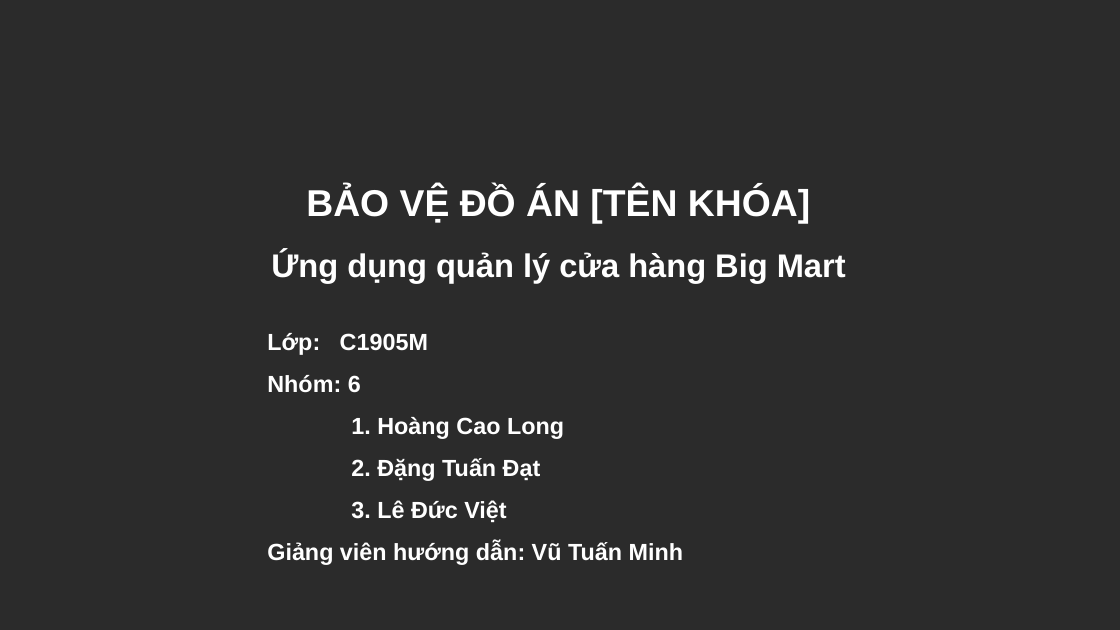
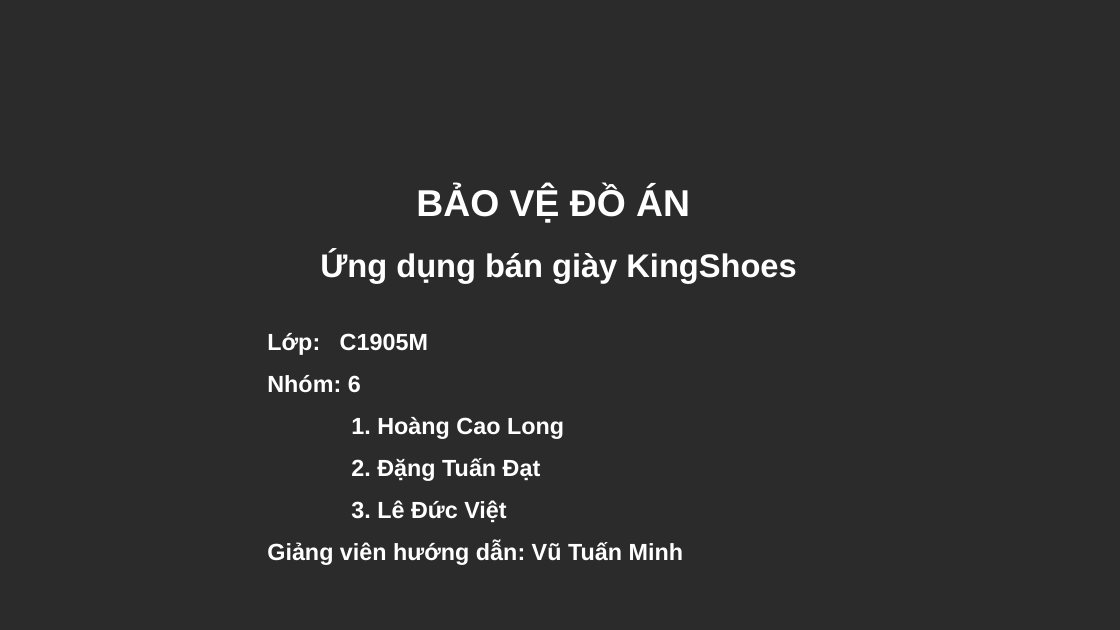
Before and after one commit to LeDucViet-wolf/KingShoes, a slide deck: slide 1 of Document/KingShoes_Slide.pptx. Drawn at 1120x630 pixels with LibreOffice and Linux fonts; fonts in the diff are those of the drawing; background and template pictures are left out; a plain dark background stands for a picture behind light text. Boxes give left, top, right and bottom in pixels: in the first picture for what was removed or moved away, otherwise in the second. Text is boxed around its words. In the diff, an @@ line names an element or a change of style, - is before the commit and + after.

```diff
--- a/Document/KingShoes_Slide.pptx
+++ b/Document/KingShoes_Slide.pptx
@@ text at [416, 187, 690, 223]: text changed @@
-BẢO VỆ ĐỒ ÁN [TÊN KHÓA]
+BẢO VỆ ĐỒ ÁN
@@ text at [320, 251, 796, 283]: text changed @@
-Ứng dụng quản lý cửa hàng Big Mart
+Ứng dụng bán giày KingShoes
```
Also in this commit, not shown: 8 other files.
